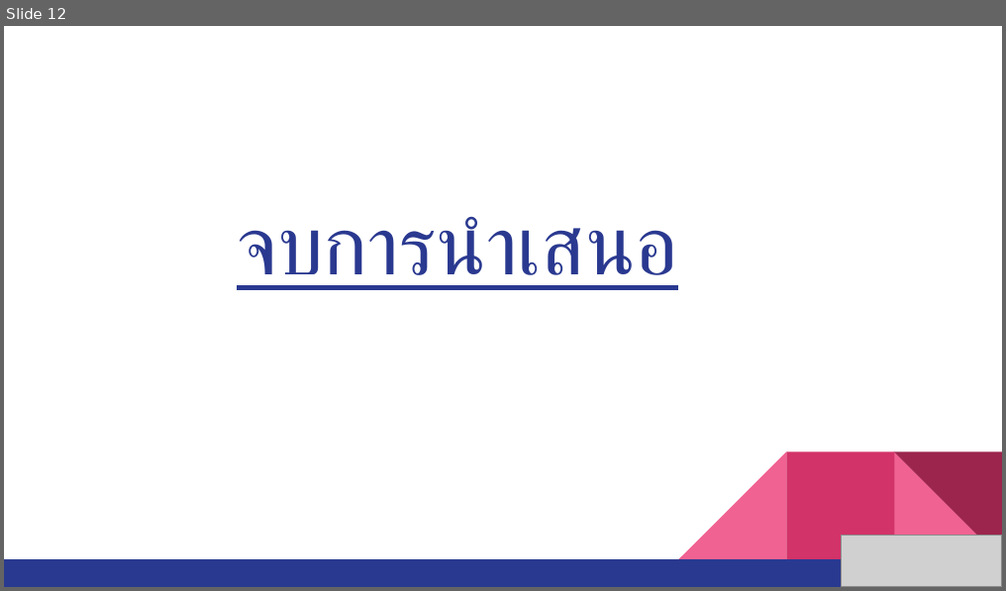
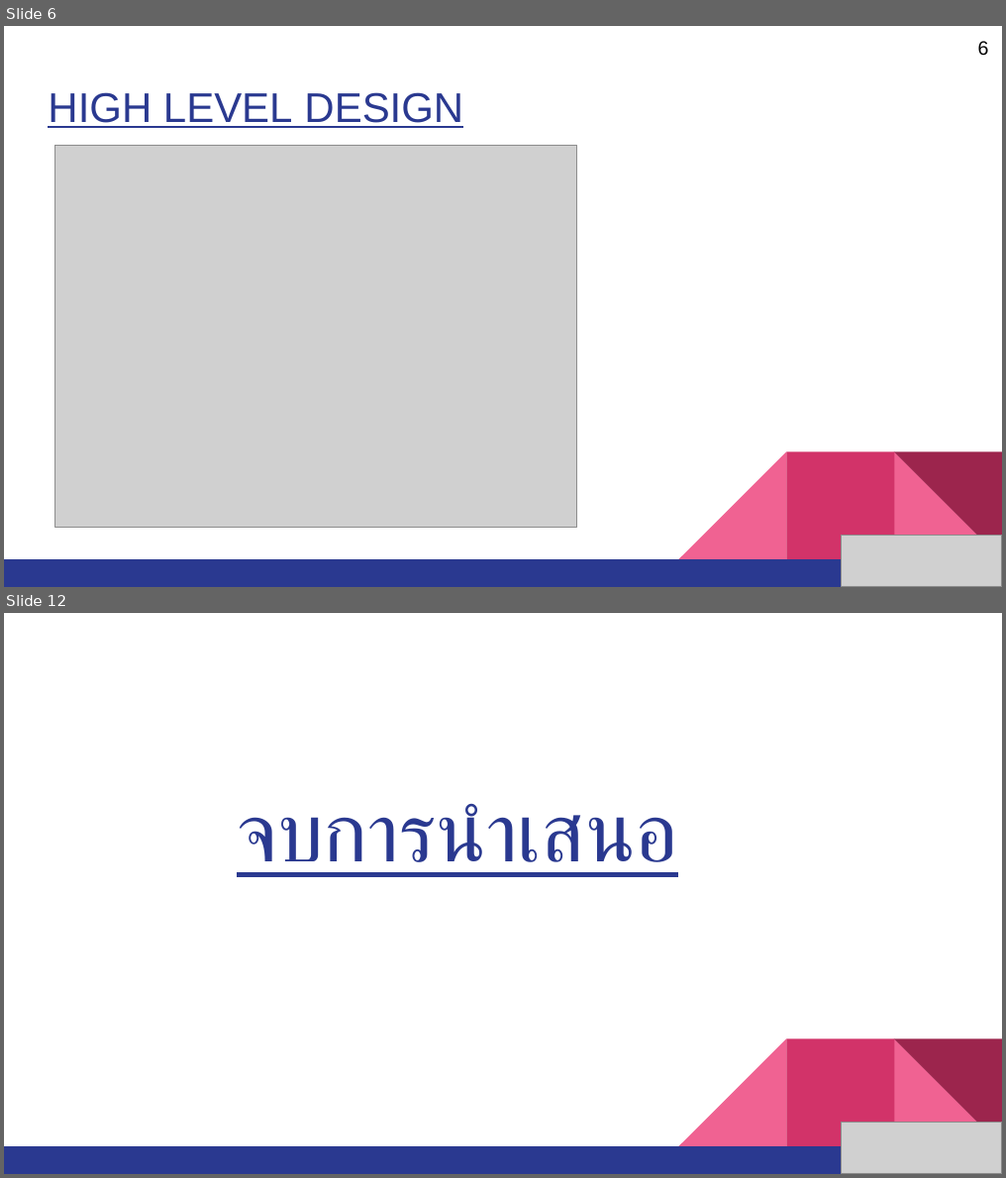
Before and after one commit to Plzzz256/waterfiller_automation, a slide deck: เครื่องกรอกน้ำอัตโนมัติ.pptx. Shown one above the other, each under a label of ours: slide 12 before the commit, slides 6 and 12 after it; the slides between them are not shown. The pictures are 1006x591 and 1006x1178 pixels, drawn with LibreOffice and Linux fonts; fonts in the diff are those of the drawing; grey boxes stand for pictures. Boxes give left, top, right and bottom in pixels: in the first picture for what was removed or moved away, otherwise in the second. Text is boxed around its words. In the diff, an @@ line names an element or a change of style, - is before the commit and + after.

```diff
--- a/เครื่องกรอกน้ำอัตโนมัติ.pptx
+++ b/เครื่องกรอกน้ำอัตโนมัติ.pptx
@@ slide 6 added at [4, 26, 1002, 587], background #FFFFFF; not listed: 5 template elements that a slide beside it also shows @@
@@ text added at [978, 41, 989, 56], 14 pt, text #000000 @@
+6
@@ title added at [48, 92, 463, 128], 30 pt, text #2A3990, underline @@
+HIGH LEVEL DESIGN
@@ picture added at [54, 145, 577, 527] @@
@@ picture added at [842, 535, 1002, 586] @@
```
Also in this commit, not shown: 9 slides changed, 1 slide removed.
